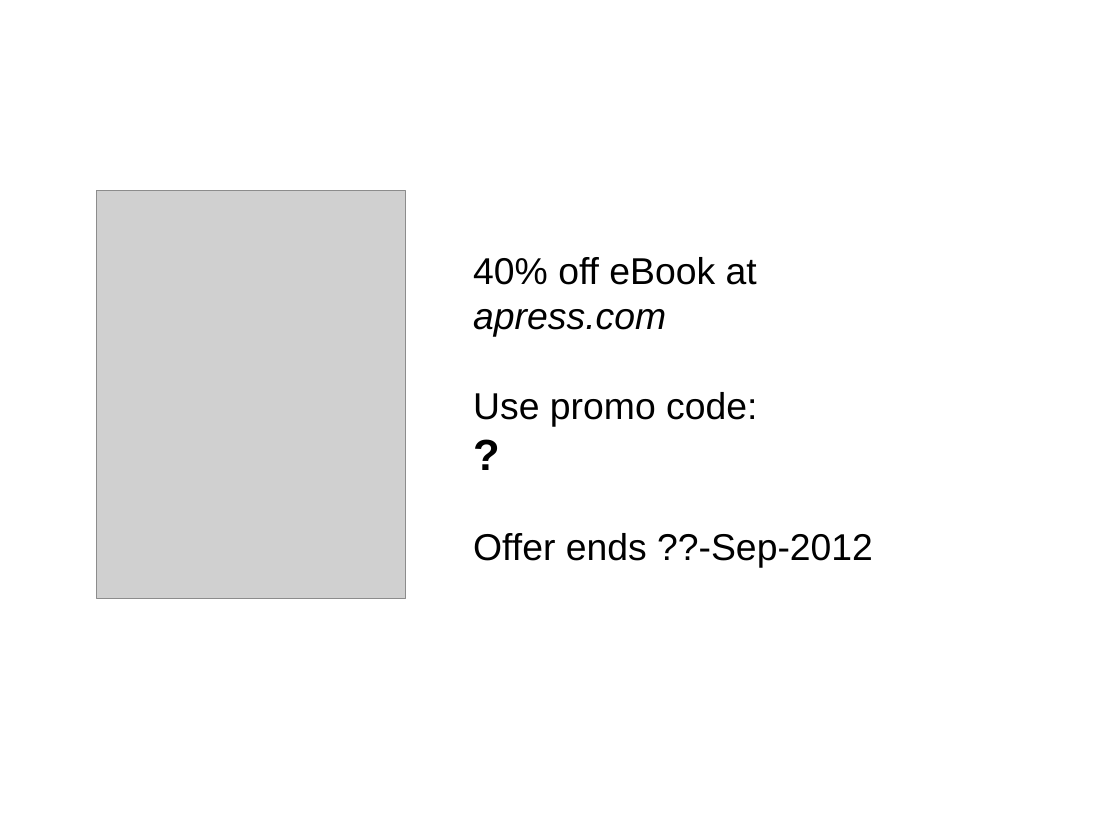
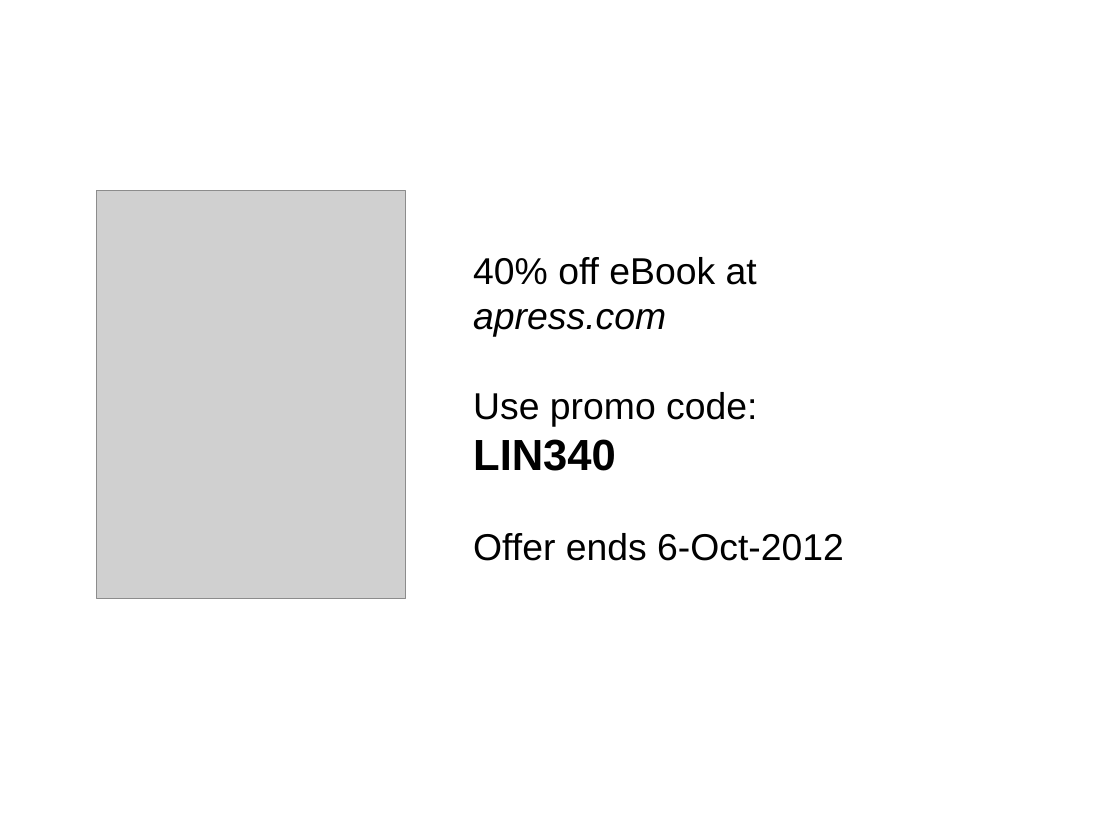
Before and after one commit to ruthlesshelp/Presentations, a slide deck: slide 37 of SlideDeck/AutomatedTesting_ObstaclesPitfallsDangers.pptx. Drawn at 1120x840 pixels with LibreOffice and Linux fonts; fonts in the diff are those of the drawing; grey boxes stand for pictures; background and template pictures are left out. Boxes give left, top, right and bottom in pixels: in the first picture for what was removed or moved away, otherwise in the second. Text is boxed around its words. In the diff, an @@ line names an element or a change of style, - is before the commit and + after.

Commit message:
Updated the presentation with the promo code.

```diff
--- a/SlideDeck/AutomatedTesting_ObstaclesPitfallsDangers.pptx
+++ b/SlideDeck/AutomatedTesting_ObstaclesPitfallsDangers.pptx
@@ text at bbox=[473, 439, 844, 561]: text changed @@
-?
-Offer ends ??-Sep-2012
+LIN340
+Offer ends 6-Oct-2012
```
Also in this commit, not shown: 1 other slide changed, 1 slide added.
